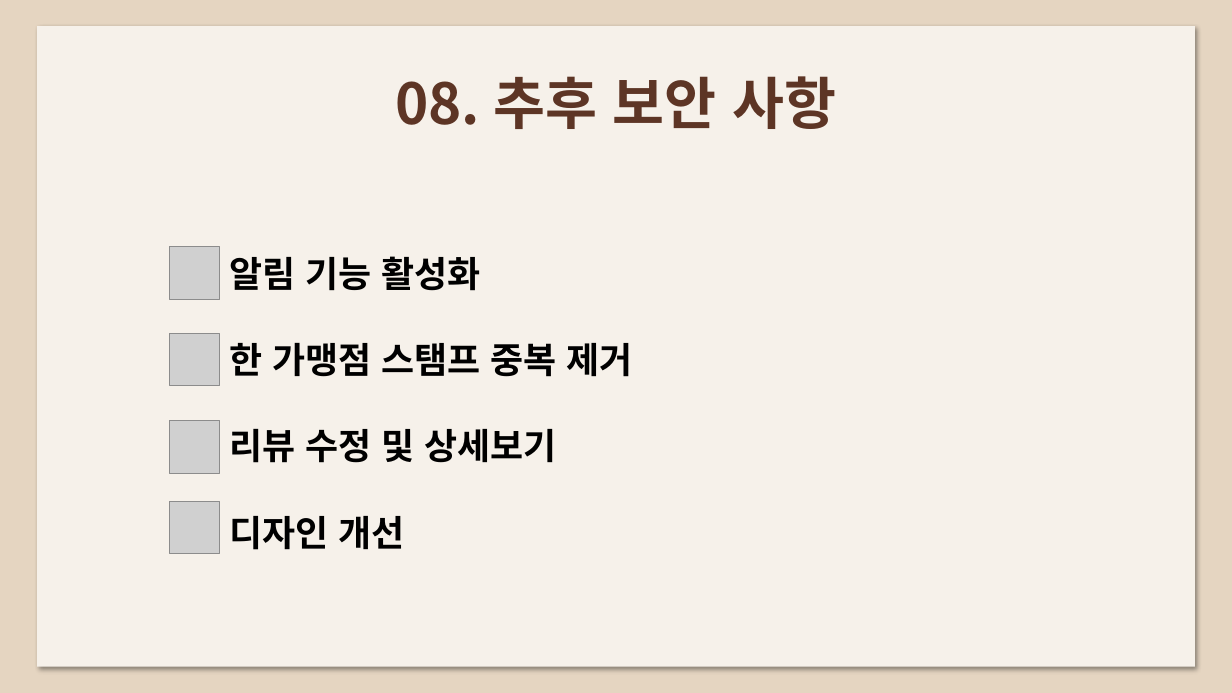
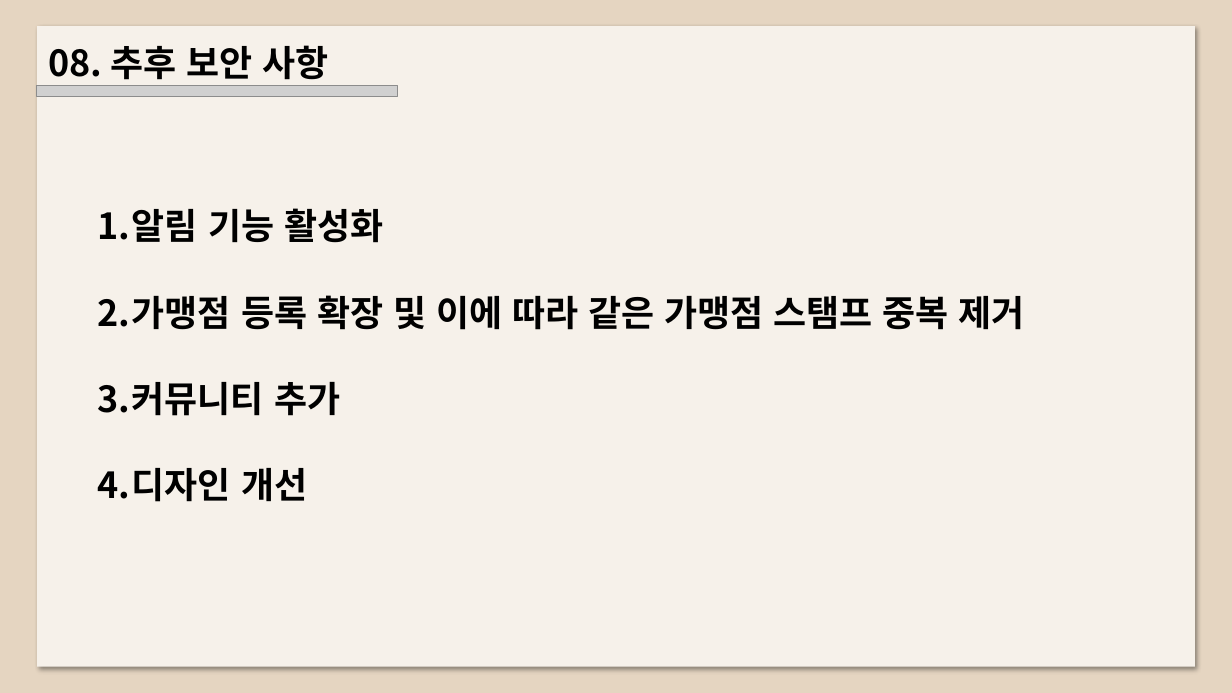
Before and after one commit to jflower52/portfolio, a slide deck: slide 30 of report/todayhanbbang.pptx. Drawn at 1232x693 pixels with LibreOffice and Linux fonts; fonts in the diff are those of the drawing; grey boxes stand for pictures. Boxes give left, top, right and bottom in pixels: in the first picture for what was removed or moved away, otherwise in the second. Text is boxed around its words. In the diff, an @@ line names an element or a change of style, - is before the commit and + after.

```diff
--- a/report/todayhanbbang.pptx
+++ b/report/todayhanbbang.pptx
@@ text "08. 추후 보안 사항": place and size @@
-text "08. 추후 보안 사항" at box(395, 76, 836, 129)
+text "08. 추후 보안 사항" at box(49, 45, 329, 86)
@@ text "08. 추후 보안 사항" at box(49, 45, 329, 86): size 44 to 28 pt, text colour #5D3525 to #000000; alignment centre to left @@
@@ picture added at box(37, 85, 397, 96) @@
@@ text "알림 기능 활성화": place and size @@
-text "알림 기능 활성화" at box(229, 256, 632, 550)
+text "알림 기능 활성화" at box(97, 208, 1025, 502)
@@ text at box(97, 208, 383, 502): bullet none to 1. @@
@@ text at box(97, 295, 1025, 416): text changed @@
-한 가맹점 스탬프 중복 제거
-리뷰 수정 및 상세보기
+2. 가맹점 등록 확장 및 이에 따라 같은 가맹점 스탬프 중복 제거
+3. 커뮤니티 추가
@@ group removed at box(170, 247, 220, 554): 4 pictures @@
```
Also in this commit, not shown: 21 other slides changed, 9 slides added, 10 slides removed, 1 other file.
